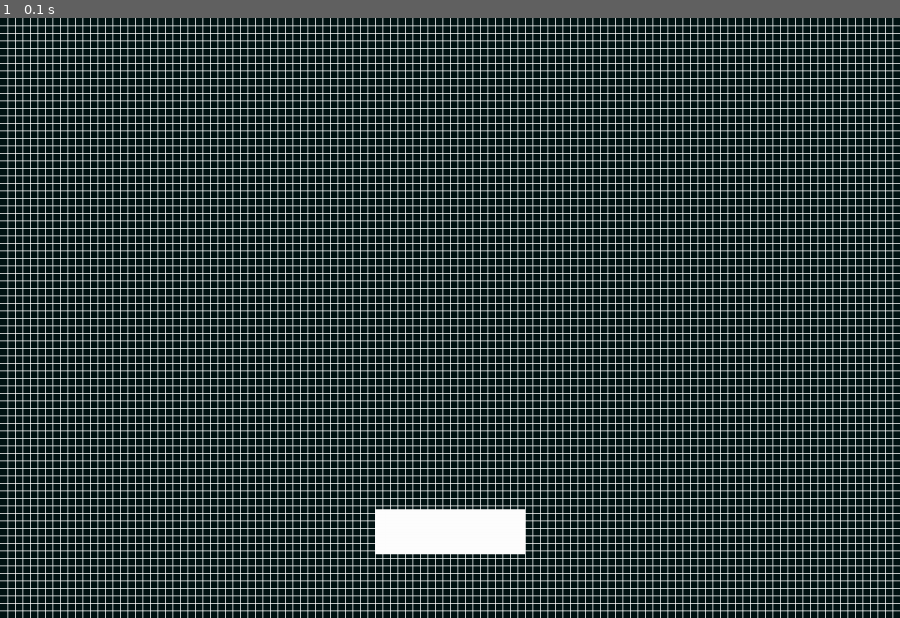
Above: before the commit, frame 1.
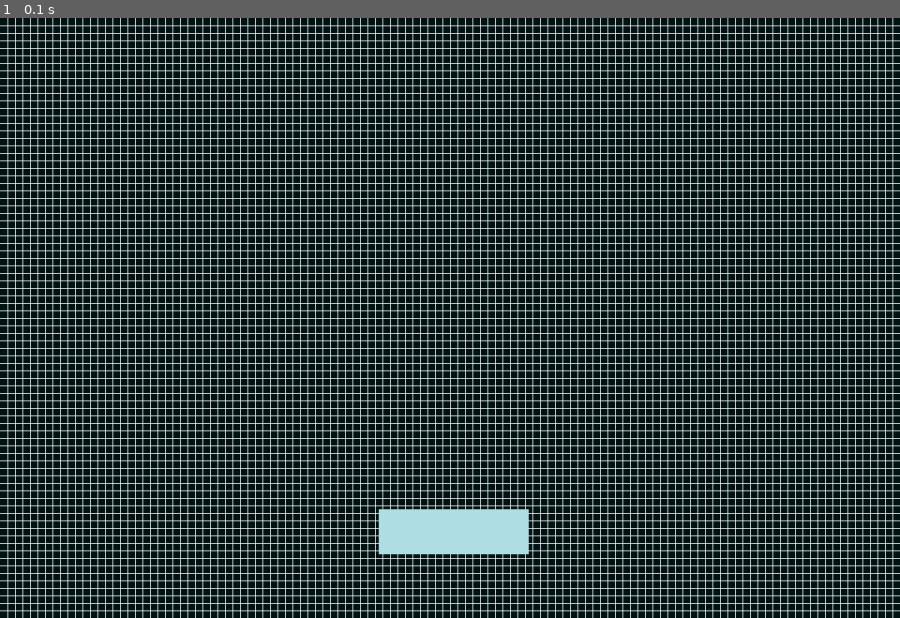
Above: after the commit, the same moment.

Repository: m7pantoja/GameOfLife
Game: pygame game, started from conway.py
Same seed, same stepped clock (60 frames per second), same inputs: the game is played once before the commit and once after it.
Inputs:
- Up to frame 1 (0.1 s): no input

The runs differ from the first frame. In frame 1, 1.3% of the frame differs, in the area x 41-59%, y 81-90%.

Commit message:
A final version of the game
There's nothing actually new. I'm done with this project, at
least for now.

Diff:
--- a/game_class.py
+++ b/game_class.py
@@ -2,13 +2,16 @@
 import grid_class
 
 WHITE = (255,255,255)
+BLUE = (176,224,230)
 VERDE_NOCHE = (0,20,20)
 SIZE = (1200,800)
 
 class Game:
     clock = pygame.time.Clock()
     screen = pygame.display.set_mode(SIZE)
-    start_stop_button = pygame.Rect(500,655,200,60)
+    graphic_blocks = []
+    start_stop_button = pygame.Rect(505,655,200,60)
+    graphic_blocks.append(start_stop_button)
 
     def __init__(self):
         pygame.init()
@@ -65,7 +68,6 @@
 
     def graphics(self):
         self.screen.fill(VERDE_NOCHE)
-        pygame.draw.rect(self.screen, WHITE, self.start_stop_button)
         cell_dim = int(grid_class.Grid.cell_dim(self.zoom_level))
 
         for x in range(cell_dim, SIZE[0], cell_dim):
@@ -76,6 +78,9 @@
         for cell in self.grid.alive_cells():
             pygame.draw.rect(self.screen, WHITE, grid_class.Grid.coord_to_pixel(cell, self.zoom_level))
 
+        for block in self.graphic_blocks:
+            pygame.draw.rect(self.screen, BLUE, block)
+
     def settings(self):
         pygame.display.flip()
         self.clock.tick(self.speed)
